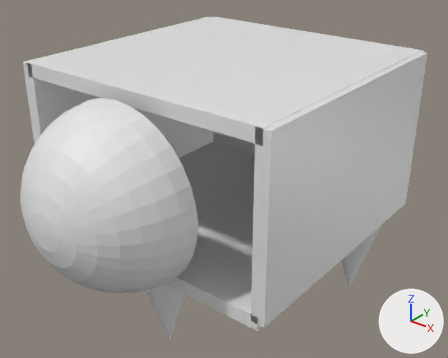
What one commit did to the Blender file Assets/GameObjects/Tools/SpaceShip/SpaceShip.blend.
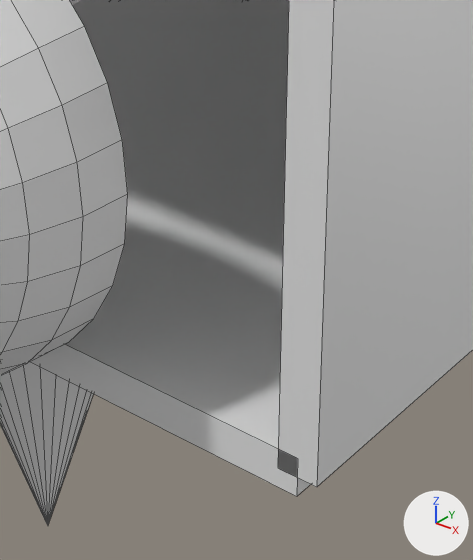
Each version is shown whole from a 50 mm camera at (10.79, -13.77, 12.95) aimed at (0.32, -0.68, 4.83), then close up on the part from 34% to 71% of the width and 44% to 99% of the height. The lights are fixed; the arrows at lower right show +X, +Y and +Z. The close-ups show mesh edges as thin lines.

In view in the first close-up: 'Cabin', 'Leg.002', 'Wall', 'Wall.001'.
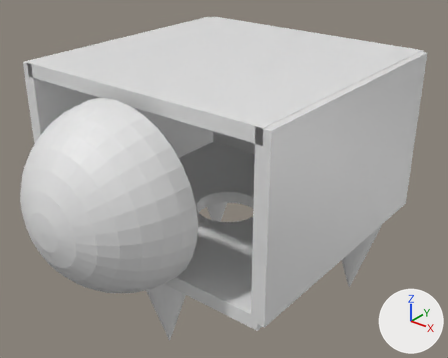
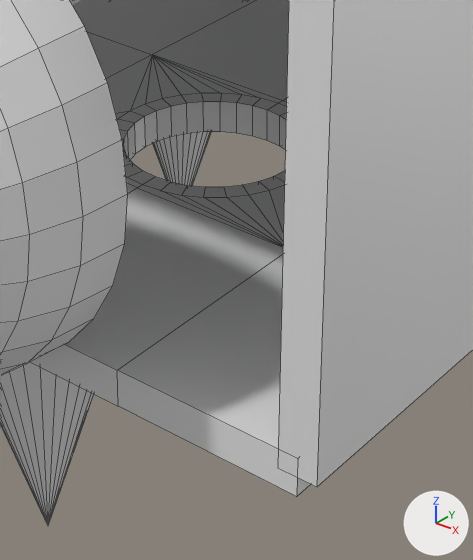
Commit message: Add entrance to th ship model

The change, as a list of edits to the scene's bpy script:
```text
Change me_cube_001:
    used by ob_wall; location = (0.0, 0.0, 3.34); scale = (4.0, 4.0, 0.2)
    remove me_cube_001.from_pydata(...)  # 8 vertices, 6 faces; spans x -1.0..1.0, y -1.0..1.0, z -1.0..1.0
    add me_cube_001.from_pydata(...)  # 169 vertices, 199 faces, 1 loose edge; spans x -3.26..3.26, y -3.33..3.2, z -1.14..-0.81
    me_cube_001 part 1: the whole mesh is rebuilt
Change ob_wall:
    ob_wall.location: (0.0, 0.0, 3.34) -> (0.0, -0.08, 2.15)
    ob_wall.scale: (4.0, 4.0, 0.2) -> (-1.23, -1.23, -1.23)
```

Pixel boxes (x1, y1, x2, y2) of what changed, in the close-ups (473 x 560 px):
'Wall', reshaped, moved, rescaled
    both: (31, 0, 310, 496)
'Leg.001', unchanged, uncovered by the edit
    after: (153, 132, 211, 186)
